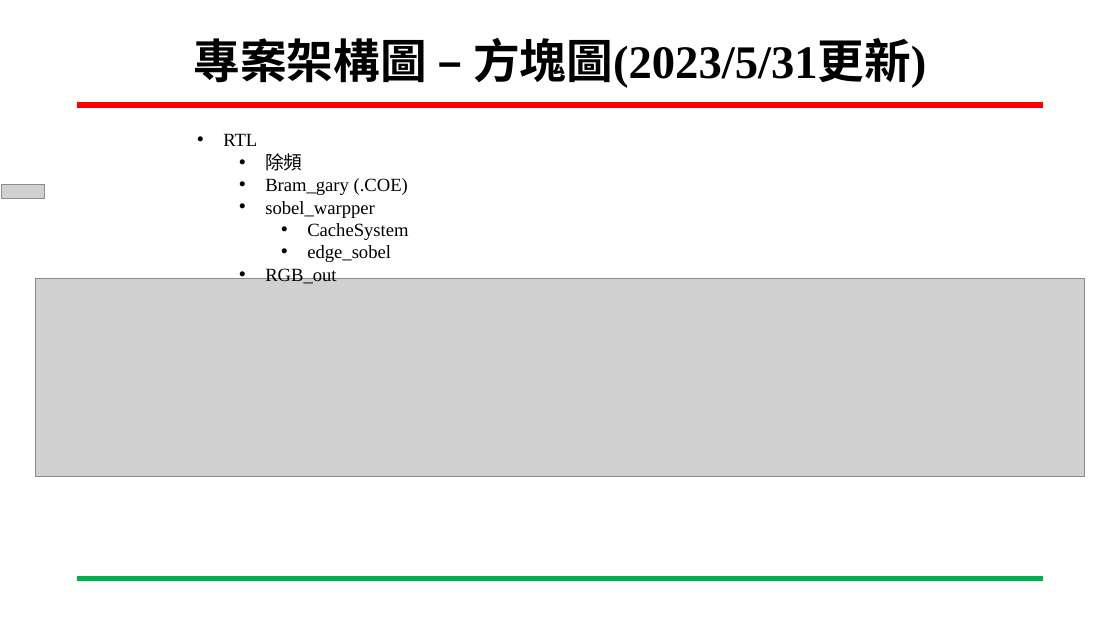
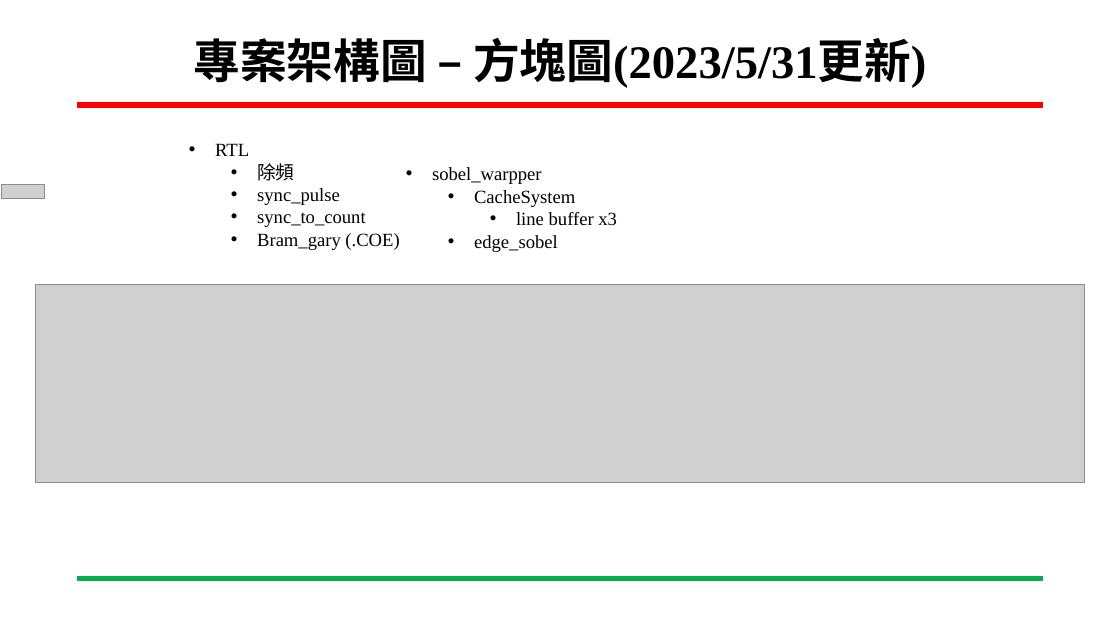
Before and after one commit to ing0331/FPGA, a slide deck: slide 12 of HW7_sobel/N06-Tutorial/專案進度報告-Sobel_VGA-吳東穎-20230531.pptx. Drawn at 1120x630 pixels with LibreOffice and Linux fonts; fonts in the diff are those of the drawing; grey boxes stand for pictures; background and template pictures are left out. Boxes give left, top, right and bottom in pixels: in the first picture for what was removed or moved away, otherwise in the second. Text is boxed around its words. In the diff, an @@ line names an element or a change of style, - is before the commit and + after.

```diff
--- a/HW7_sobel/N06-Tutorial/專案進度報告-Sobel_VGA-吳東穎-20230531.pptx
+++ b/HW7_sobel/N06-Tutorial/專案進度報告-Sobel_VGA-吳東穎-20230531.pptx
@@ text "RTL" moved from (x1=223, y1=133, x2=408, y2=284) to (x1=215, y1=143, x2=399, y2=250) @@
@@ text added at (x1=432, y1=167, x2=617, y2=252), 16 pt, text #000000 @@
+    • sobel_warpper
+      • CacheSystem
+        • line buffer x3
+      • edge_sobel
@@ text at (x1=257, y1=188, x2=366, y2=227): paragraphs added @@
+    • sync_pulse
+    • sync_to_count
@@ text at (x1=265, y1=201, x2=408, y2=284): paragraphs removed @@
-    • sobel_warpper
-      • CacheSystem
-      • edge_sobel
-    • RGB_out
@@ picture moved from (x1=35, y1=279, x2=1085, y2=476) to (x1=35, y1=285, x2=1085, y2=482) @@
```
Also in this commit, not shown: 7 other slides changed, 1 other file.
